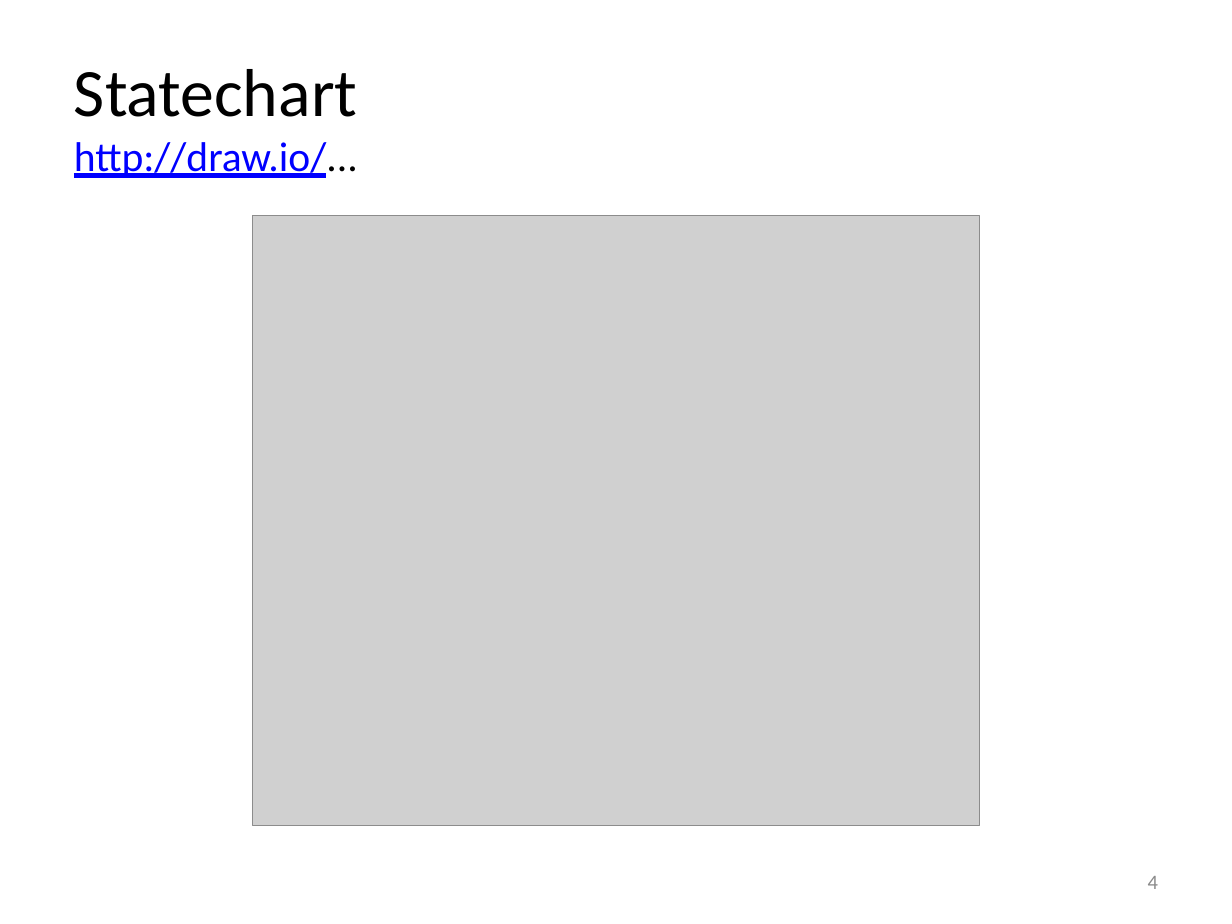
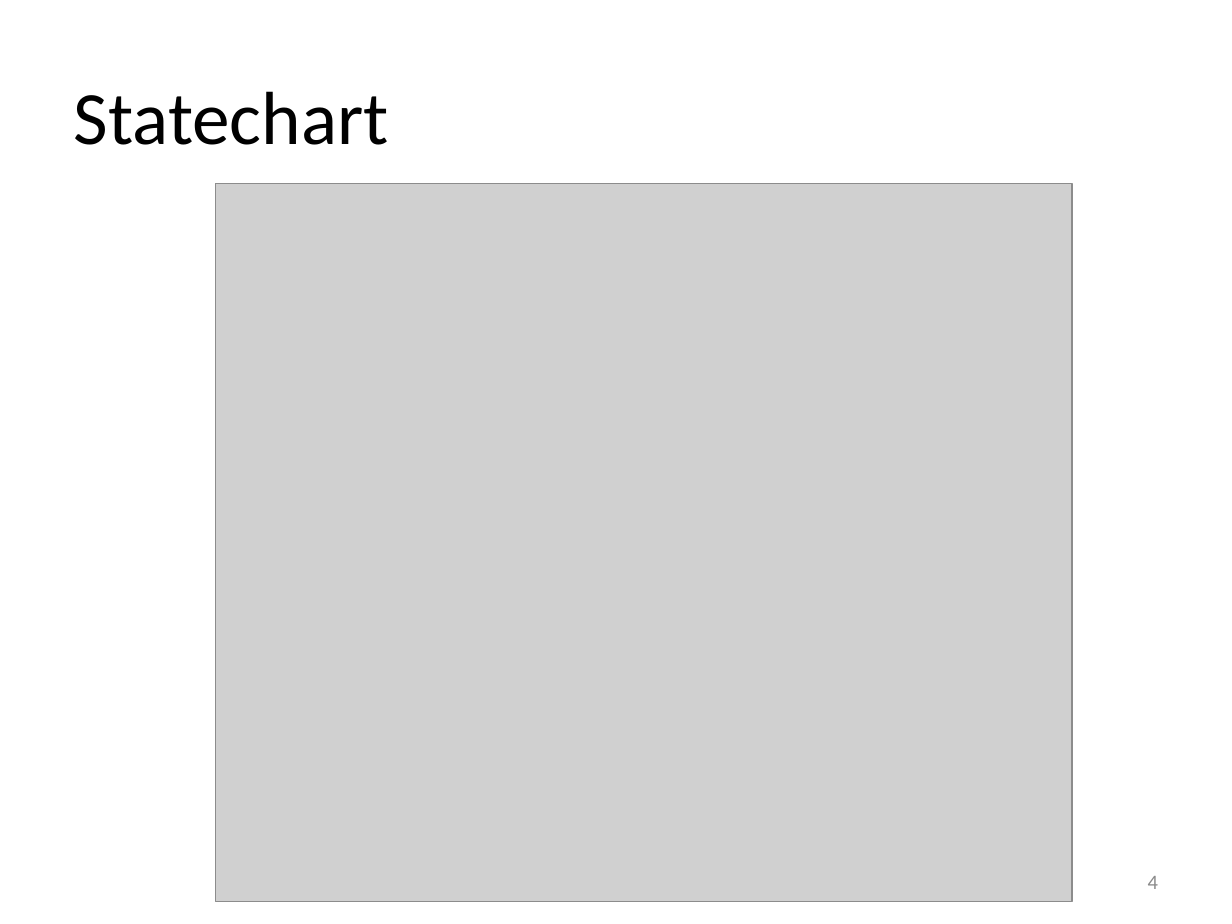
Before and after one commit to adileyzekmoon/CS3249_Assignment3, a slide deck: slide 4 of documents/CS3249 Assn3 template.pptx. Drawn at 1232x924 pixels with LibreOffice and Linux fonts; fonts in the diff are those of the drawing; grey boxes stand for pictures. Boxes give left, top, right and bottom in pixels: in the first picture for what was removed or moved away, otherwise in the second. Text is boxed around its words. In the diff, an @@ line names an element or a change of style, - is before the commit and + after.

```diff
--- a/documents/CS3249 Assn3 template.pptx
+++ b/documents/CS3249 Assn3 template.pptx
@@ title at [74, 91, 389, 145]: text changed; size 24.3 to 44 pt; text colour #0000FF to #000000 @@
-Statechart
-http://draw.io/...
+Statechart
@@ picture: place and size @@
-picture at [253, 216, 979, 825]
+picture at [216, 184, 1072, 902]
```
Also in this commit, not shown: 6 other slides changed, 11 other files.
